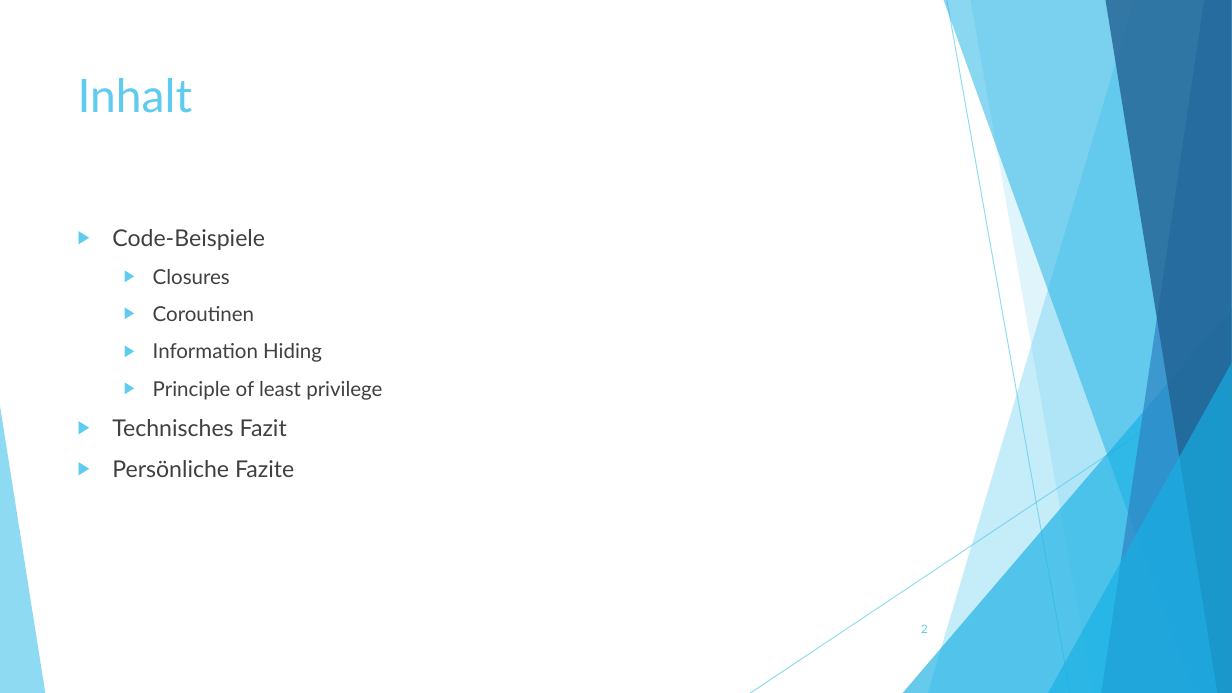
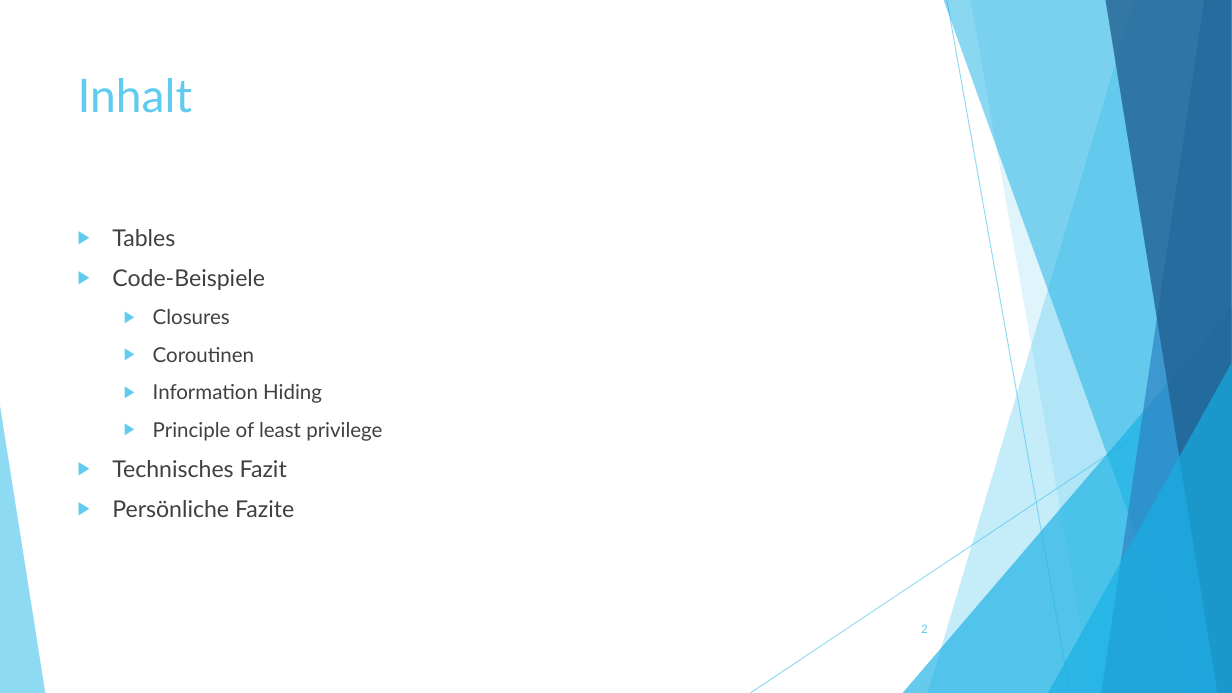
Before and after one commit to SaschaSaegesser/pcp-lua, a slide deck: slide 2 of Lua.pptx. Drawn at 1232x693 pixels with LibreOffice and Linux fonts; fonts in the diff are those of the drawing. Boxes give left, top, right and bottom in pixels: in the first picture for what was removed or moved away, otherwise in the second. Text is boxed around its words. In the diff, an @@ line names an element or a change of style, - is before the commit and + after.

Commit message:
Added tables slide

```diff
--- a/Lua.pptx
+++ b/Lua.pptx
@@ text at (x1=112, y1=229, x2=175, y2=246): paragraph added @@
+▶ Tables
```
Also in this commit, not shown: 1 other slide changed, 1 slide added.
